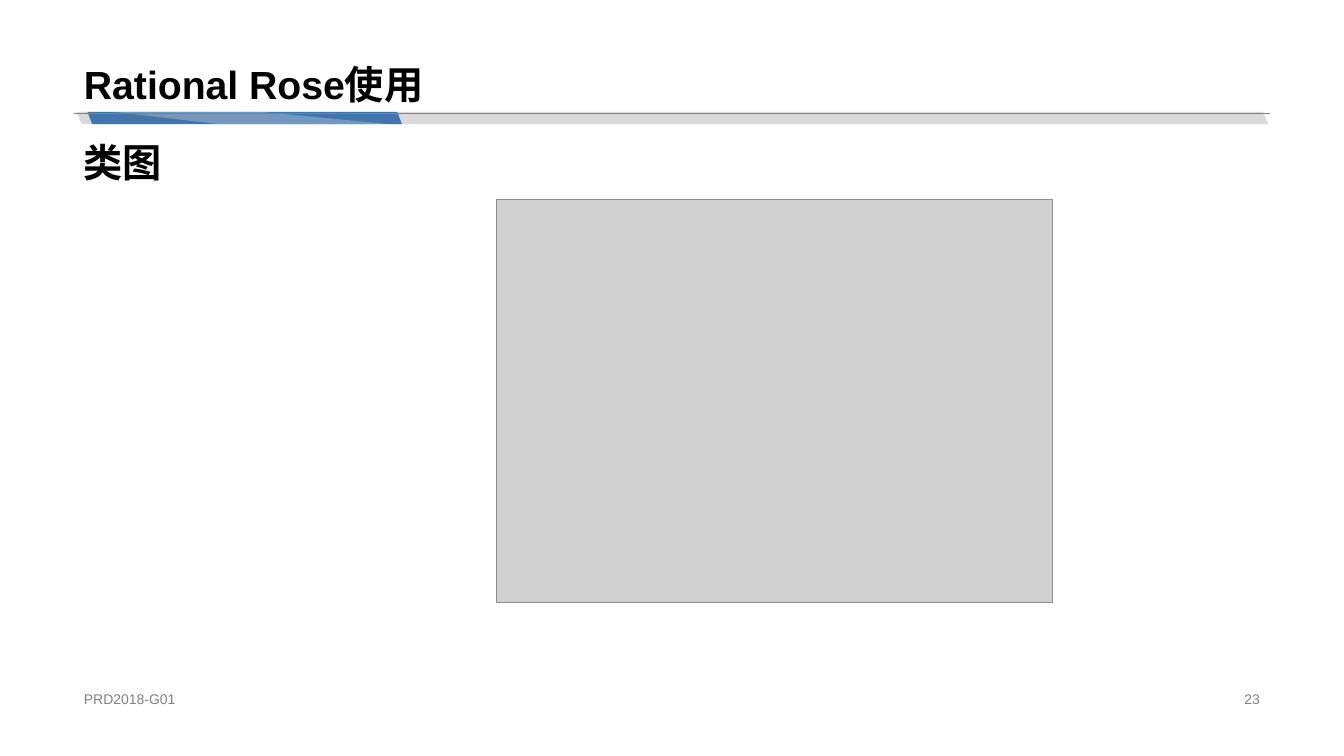
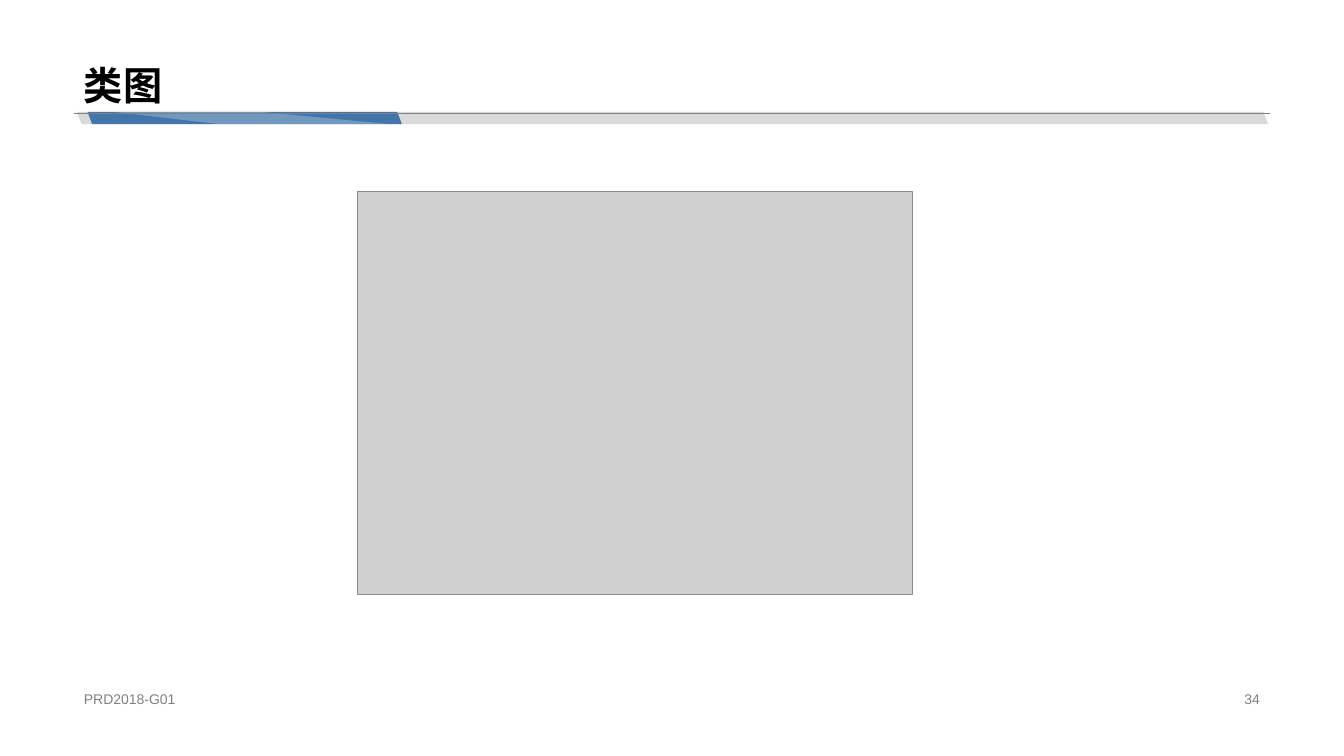
Before and after one commit to cchello/PRD2018-G01, a slide deck: slide 34 of 非受控文档/章奇妙/PRD2018-G01-UML工具：Rational Rose.pptx (slide 23 before the commit). Drawn at 1344x756 pixels with LibreOffice and Linux fonts; fonts in the diff are those of the drawing; grey boxes stand for pictures. Boxes give left, top, right and bottom in pixels: in the first picture for what was removed or moved away, otherwise in the second. Text is boxed around its words. In the diff, an @@ line names an element or a change of style, - is before the commit and + after.

```diff
--- a/非受控文档/章奇妙/PRD2018-G01-UML工具：Rational Rose.pptx
+++ b/非受控文档/章奇妙/PRD2018-G01-UML工具：Rational Rose.pptx
@@ title at [84, 66, 162, 104]: text changed @@
-Rational Rose使用
+类图
@@ text removed at [83, 143, 161, 181] @@
-类图
@@ picture: place and size @@
-picture at [497, 199, 1053, 602]
+picture at [357, 192, 912, 595]
@@ page number at [1244, 694, 1260, 704]: text changed @@
-23
+34
```
Also in this commit, not shown: 24 other slides changed, 20 slides added, 2 slides removed.
